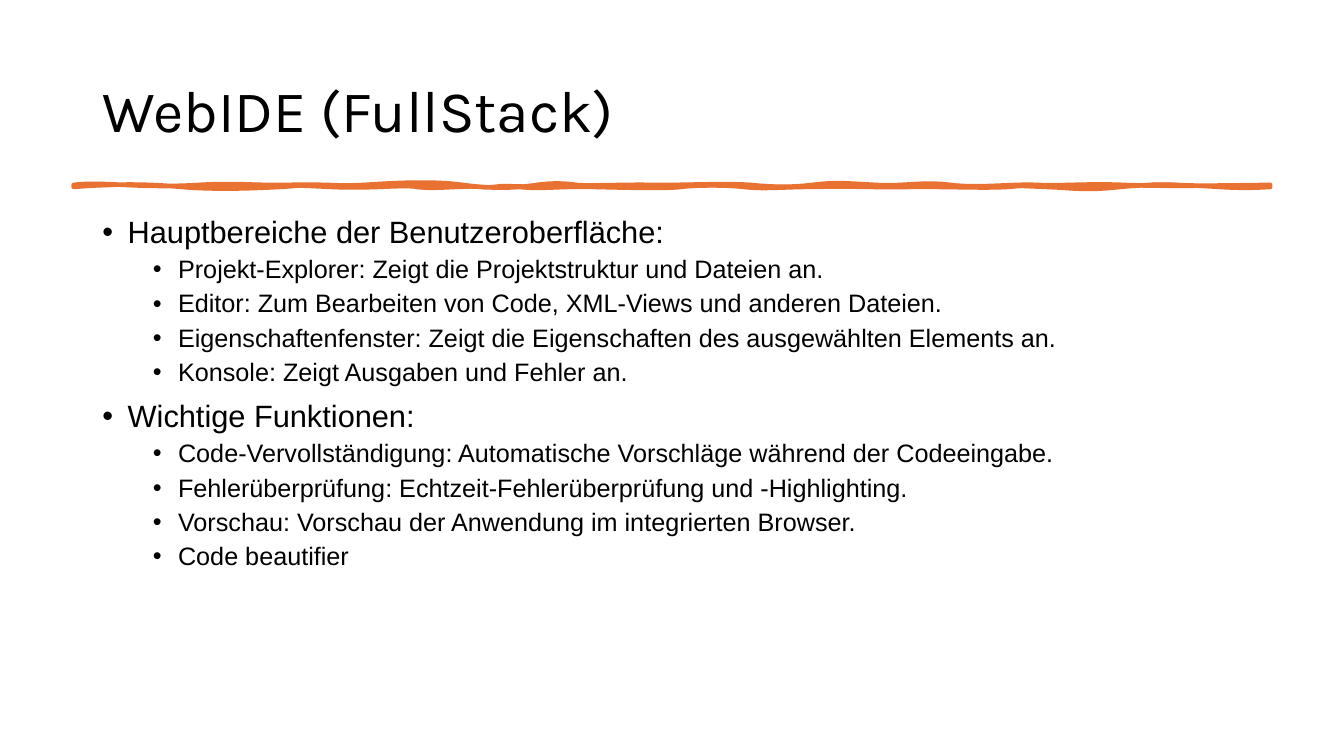
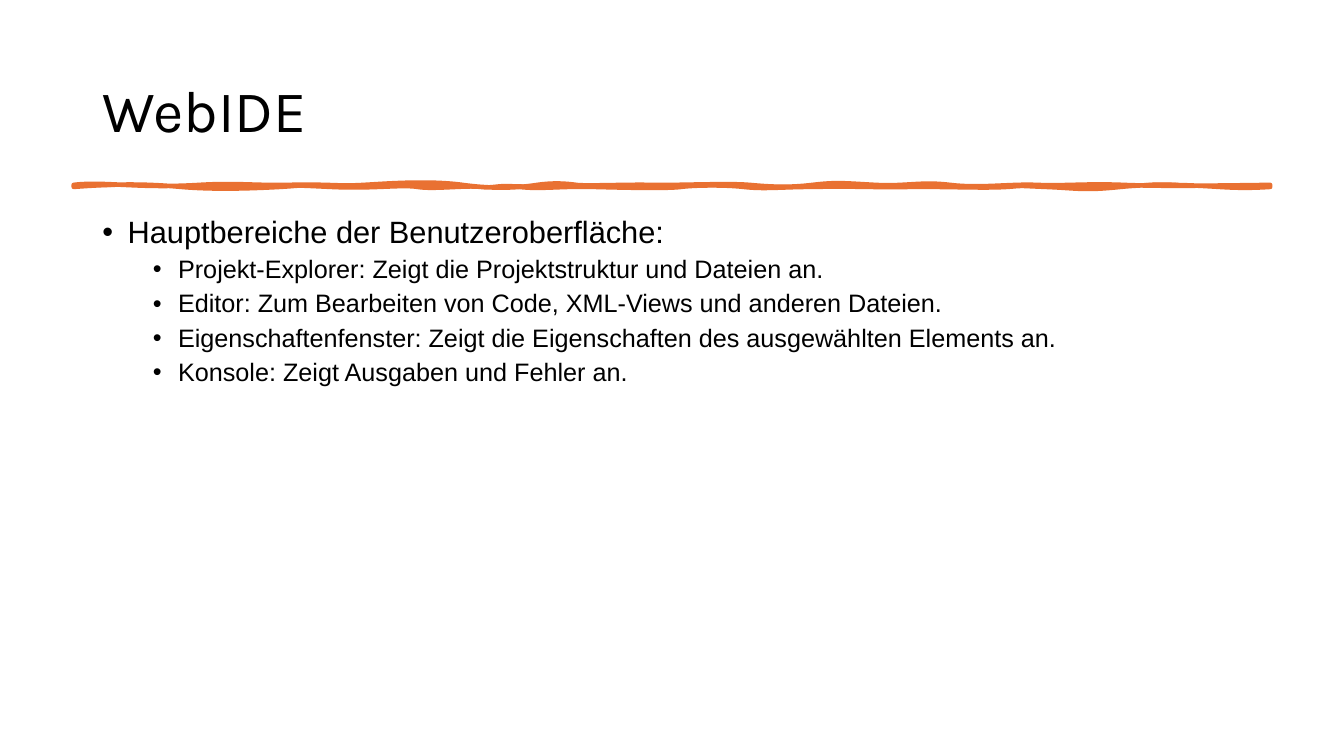
Before and after one commit to MatLange/SAPTraining, a slide deck: slide 13 of Tag01_SAPUI5-Fiori_DE.pptx (slide 11 before the commit). Drawn at 1344x756 pixels with LibreOffice and Linux fonts; fonts in the diff are those of the drawing. Boxes give left, top, right and bottom in pixels: in the first picture for what was removed or moved away, otherwise in the second. Text is boxed around its words. In the diff, an @@ line names an element or a change of style, - is before the commit and + after.

```diff
--- a/Tag01_SAPUI5-Fiori_DE.pptx
+++ b/Tag01_SAPUI5-Fiori_DE.pptx
@@ title at [102,92,306,133]: text changed @@
-WebIDE (FullStack)
+WebIDE
@@ text at [128,404,1053,566]: paragraphs removed @@
-• Wichtige Funktionen:
-  • Code-Vervollständigung: Automatische Vorschläge während der Codeeingabe.
-  • Fehlerüberprüfung: Echtzeit-Fehlerüberprüfung und -Highlighting.
-  • Vorschau: Vorschau der Anwendung im integrierten Browser.
-  • Code beautifier
```
Also in this commit, not shown: 11 other slides changed, 39 slides added, 1 slide removed, 4 other files.
